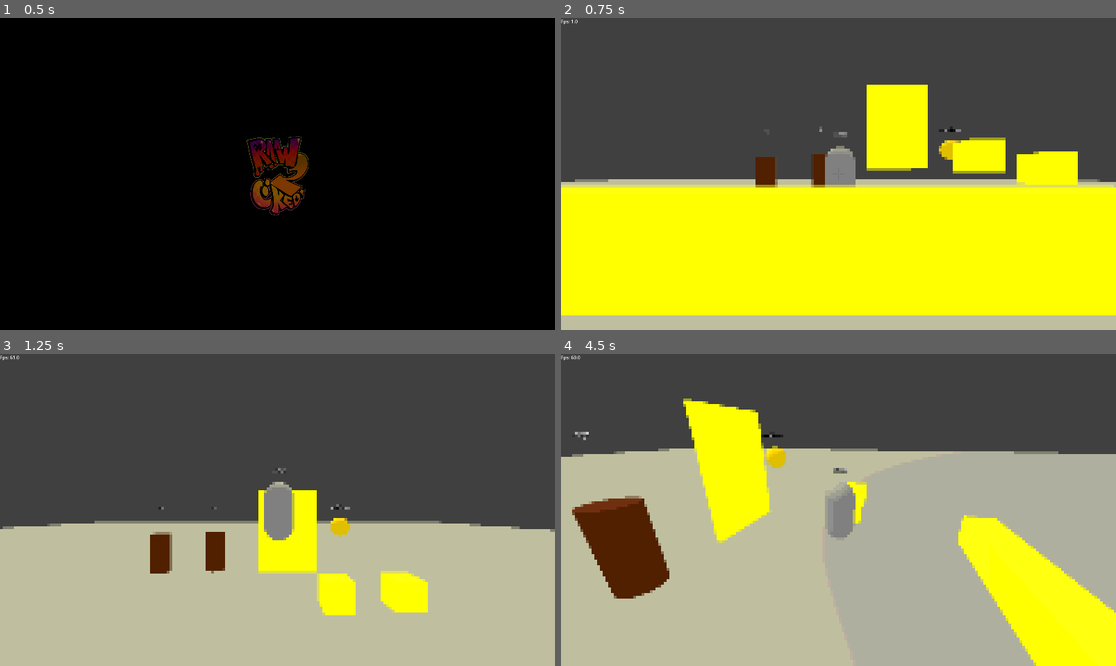
Above: before the commit, frames 1-4 (two rows, left to right).
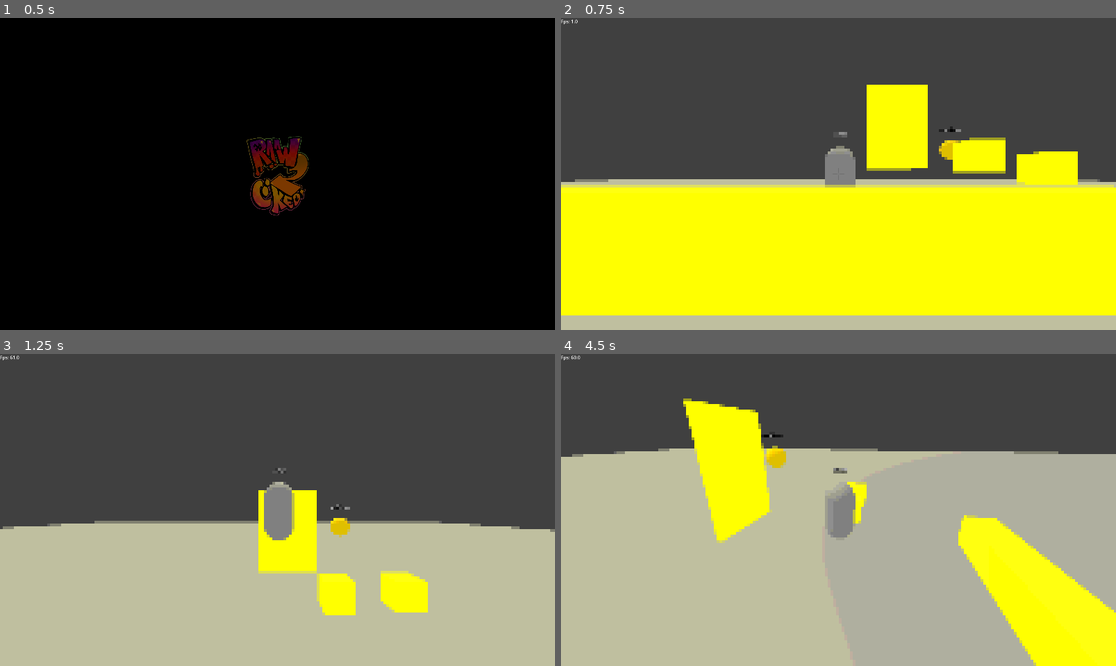
Above: after the commit, the same moments.

Repository: JZxAkuma/FIT2145-Game-Prototype-1
Game: Godot game, scene res://logo_splash_screen.tscn
The game is run twice, just before and just after one commit, with the same random seed, the same clock (stepped at 60 frames per second) and the same inputs.
Inputs (mouse positions are in pixels of both pictures, inside the frame that each line leads up to):
- Up to frame 1 (0.5 s): no input
- Up to frame 2 (0.75 s): tap Enter (ui_accept) at 0.5 s; move the mouse to (960, 158) at 0.52 s; press the mouse at (960, 158) at 0.53 s; hold D (right) from 0.53 s (still down)
- Up to frame 3 (1.25 s): keep holding D (right); tap Enter (ui_accept) at 0.77 s
- Up to frame 4 (4.5 s): move the mouse to (810, 510) at 1.27 s; release D (right) at 1.28 s; release the mouse at (810, 510) at 1.28 s; hold Up (ui_up) from 1.28 s (still down); right-click (810, 510) at 1.35 s; tap Enter (ui_accept) at 1.52, 2.75, 3.02, 3.77 s; click (810, 510) at 1.55 s; move the mouse to (849, 503) at 2.02 s; press the mouse at (849, 503) at 2.03 s; tap Mouse wheel down (scroll_down) at 2.1 s; move the mouse to (832, 516) at 2.77 s; release the mouse at (832, 516) at 2.78 s; tap Mouse wheel up (scroll_up) at 2.85 s; click (832, 516) at 3.05 s; move the mouse to (877, 513) at 3.52 s; press the mouse at (877, 513) at 3.53 s; move the mouse to (794, 506) at 4.27 s; release the mouse at (794, 506) at 4.28 s; click (794, 506) at 4.35 s

Frame 1 is identical in both runs. In frame 2, 0.6% of the frame differs, in the area x 35-49%, y 34-55%; in frame 3, 1.0%; in frame 4, 3.8%, in the area x 2-20%, y 24-79%.

Commit message:
more earth pillars tweaks
+ a global that register pillars as they spawn
+ despawn oldest wall when a limit is reached

Diff:
--- a/earth_wall.gd
+++ b/earth_wall.gd
@@ -14,6 +14,7 @@
 
 func _ready() -> void:
 	self.scale.y = MIN_SCALE
+	WallManager.register_wall(self)
 
 func _process(delta: float) -> void:
 	match state:
@@ -39,3 +40,6 @@
 	if state == states.wet:
 		wetness = 0
 		state = states.dry
+
+func _expire():
+	self.queue_free()
--- a/project.godot
+++ b/project.godot
@@ -14,6 +14,10 @@
 run/main_scene="uid://b48u1qmaslg0w"
 config/features=PackedStringArray("4.4", "Forward Plus")
 config/icon="res://icon.svg"
+
+[autoload]
+
+WallManager="*res://wall_manager.tscn"
 
 [display]
 
--- /dev/null
+++ b/wall_manager.gd
@@ -0,0 +1,16 @@
+extends Node
+
+@export var max_walls: int = 5
+var walls: Array[Node] = []
+
+func register_wall(wall: Node) -> void:
+	walls.append(wall)
+	wall.tree_exiting.connect(_on_wall_freed.bind(wall))
+
+	if walls.size() > max_walls:
+		var oldest = walls[0]
+		if is_instance_valid(oldest):
+			oldest._expire()
+
+func _on_wall_freed(wall: Node) -> void:
+	walls.erase(wall)
--- /dev/null
+++ b/wall_manager.tscn
@@ -0,0 +1,6 @@
+[gd_scene load_steps=2 format=3 uid="uid://bvuah0sabxsiu"]
+
+[ext_resource type="Script" uid="uid://jrr51a7de6cn" path="res://wall_manager.gd" id="1_fy5e7"]
+
+[node name="wall_manager" type="Node"]
+script = ExtResource("1_fy5e7")
--- a/world.tscn
+++ b/world.tscn
@@ -1,9 +1,8 @@
-[gd_scene load_steps=29 format=4 uid="uid://bp06nnjfpsxbw"]
+[gd_scene load_steps=28 format=4 uid="uid://bp06nnjfpsxbw"]
 
 [ext_resource type="PackedScene" uid="uid://bye70pqxpcpcf" path="res://level component/player.tscn" id="1_f3sb7"]
 [ext_resource type="Script" uid="uid://c8h85ayj4cgy1" path="res://world.gd" id="1_fj7yv"]
 [ext_resource type="Script" uid="uid://bajk2gnxublmr" path="res://target.gd" id="3_tlwt5"]
-[ext_resource type="PackedScene" uid="uid://3l83r27r00a7" path="res://earth_wall.tscn" id="4_aqk2v"]
 [ext_resource type="PackedScene" uid="uid://bl0at38vfaxk3" path="res://level component/Kinematic stuff/kinematic_door.tscn" id="5_036b0"]
 [ext_resource type="Material" uid="uid://028c08pjbb83" path="res://Environmental_Assets/Grass/Grass.tres" id="6_pkg7o"]
 [ext_resource type="Texture2D" uid="uid://rc1irx78aoba" path="res://Environmental_Assets/Grass/GrassBlocks_standardSurface1_BaseColor.png" id="7_gbfbk"]
@@ -248,12 +247,6 @@
 billboard = 1
 text = "test"
 
-[node name="earth_wall" parent="." instance=ExtResource("4_aqk2v")]
-transform = Transform3D(1, 0, 0, 0, 1, 0, 0, 0, 1, 0, 0.392118, 0)
-
-[node name="earth_wall2" parent="." instance=ExtResource("4_aqk2v")]
-transform = Transform3D(1, 0, 0, 0, 1, 0, 0, 0, 1, -2.92158, 0.278818, 0.00555992)
-
 [node name="kinematic door" parent="." instance=ExtResource("5_036b0")]
 transform = Transform3D(3.12097, 0, 0, 0, 4.37051, 0, 0, 0, 0.211135, 3.92343, 4, 0)
 
Not shown, added: wall_manager.gd.uid
